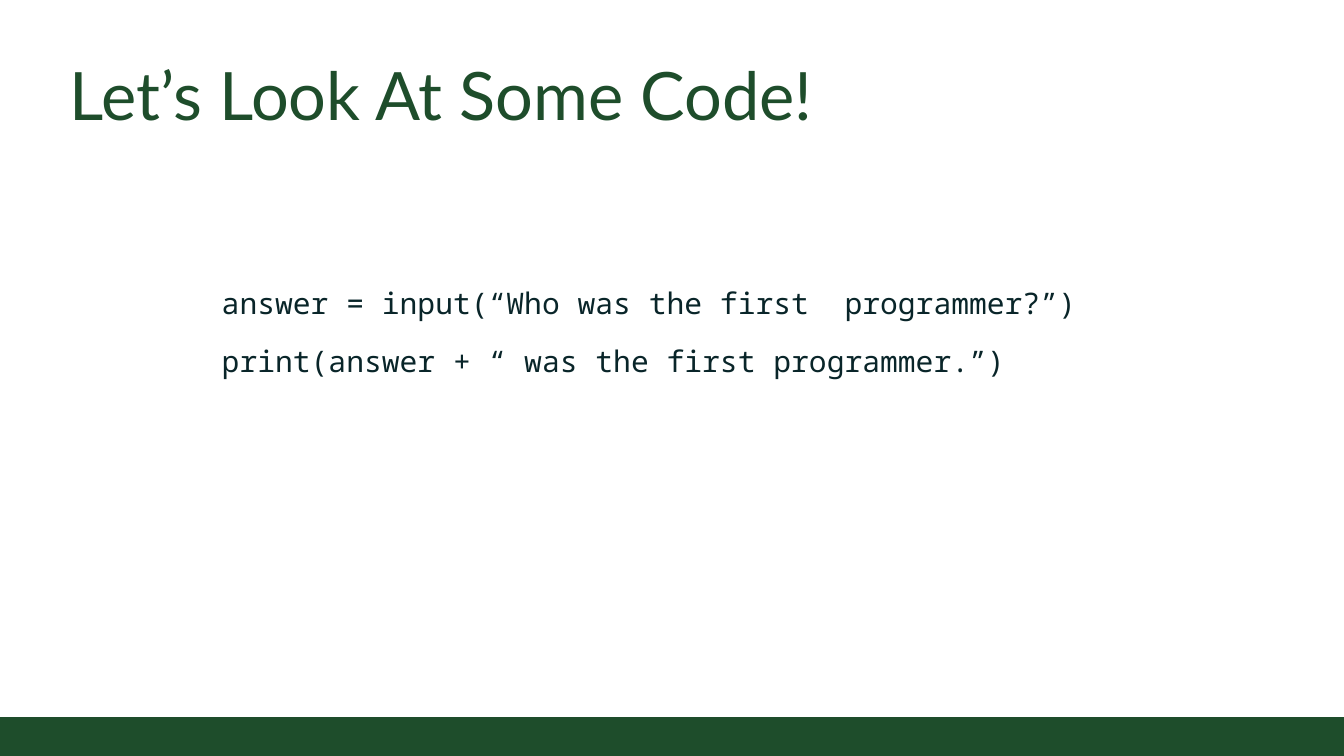
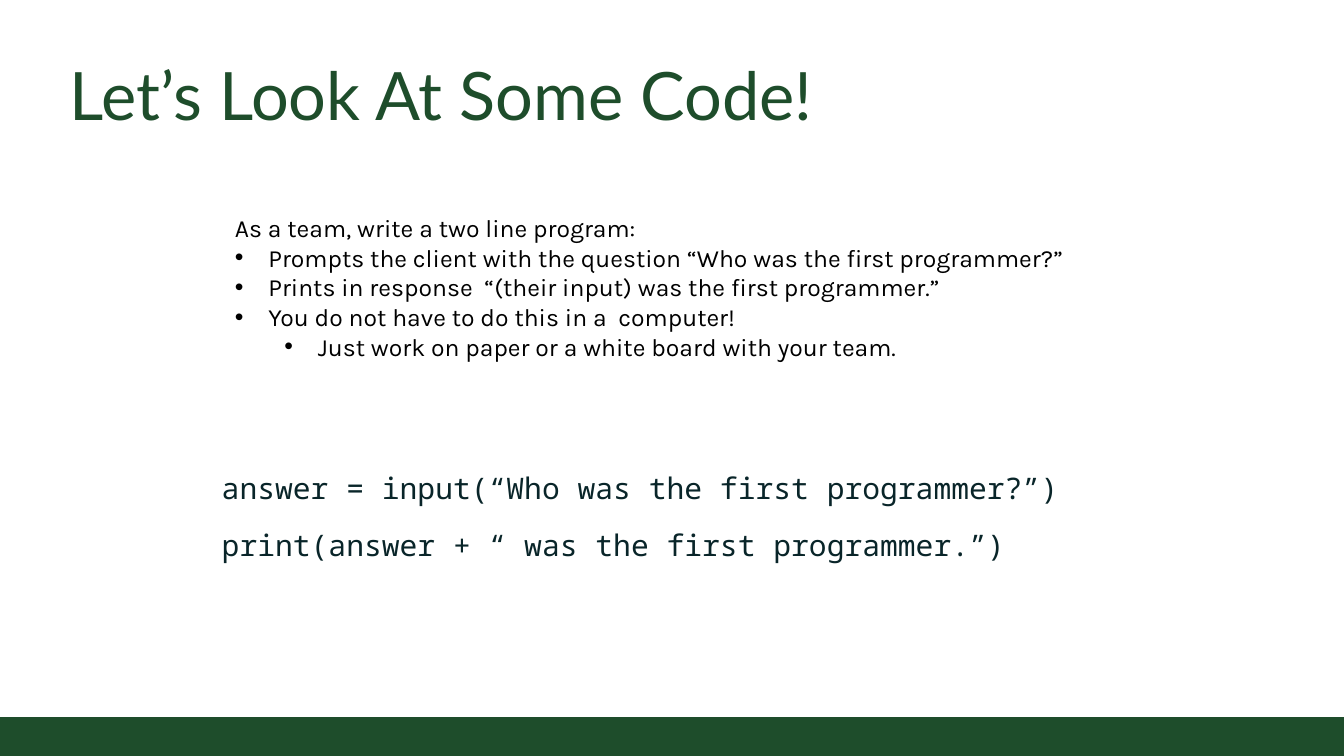
Before and after one commit to CSU-CS150B/handouts, a slide deck: slide 13 of Slides/On-Campus/01_HistoryAndIntro.pptx (slide 12 before the commit). Drawn at 1344x756 pixels with LibreOffice and Linux fonts; fonts in the diff are those of the drawing; background and template pictures are left out. Boxes give left, top, right and bottom in pixels: in the first picture for what was removed or moved away, otherwise in the second. Text is boxed around its words. In the diff, an @@ line names an element or a change of style, - is before the commit and + after.

```diff
--- a/Slides/On-Campus/01_HistoryAndIntro.pptx
+++ b/Slides/On-Campus/01_HistoryAndIntro.pptx
@@ text added at (235,220,1063,362), 20 pt, text #000000 @@
+As a team, write a two line program:
+• Prompts the client with the question “Who was the first programmer?”
+• Prints in response “(their input) was the first programmer.”
+• You do not have to do this in a computer!
+  • Just work on paper or a white board with your team.
@@ text "answer = input(“Who was the ..." rewrapped from (222,291,1076,379) to (222,476,1058,564) @@
```
Also in this commit, not shown: 3 other slides changed, 3 slides added, 1 slide removed, 1 other file.
